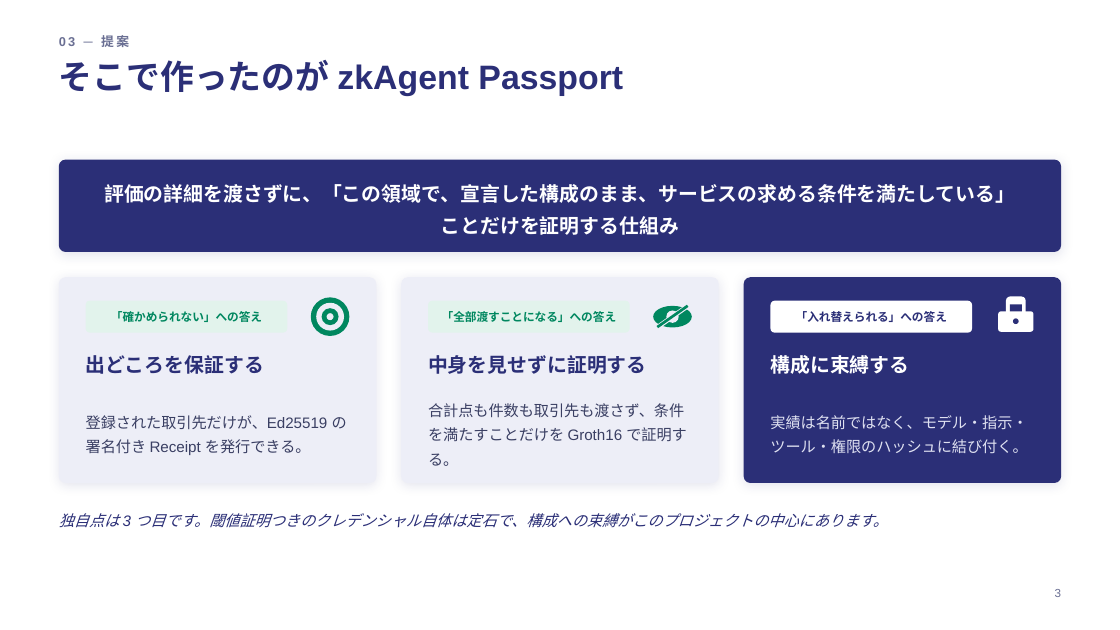
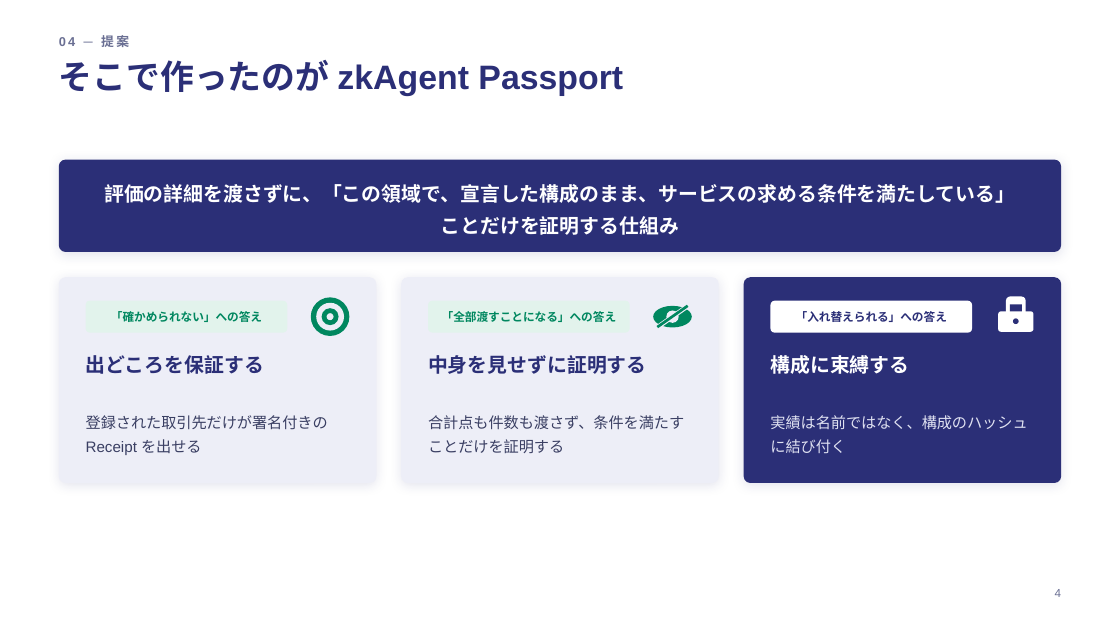
Before and after one commit to da1suk8/zk-agent-passport, a slide deck: slide 5 of docs/slides/zk-agent-passport.pptx (slide 4 before the commit). Drawn at 1120x630 pixels with LibreOffice and Linux fonts; fonts in the diff are those of the drawing. Boxes give left, top, right and bottom in pixels: in the first picture for what was removed or moved away, otherwise in the second. Text is boxed around its words. In the diff, an @@ line names an element or a change of style, - is before the commit and + after.

```diff
--- a/docs/slides/zk-agent-passport.pptx
+++ b/docs/slides/zk-agent-passport.pptx
@@ text at bbox=[59, 35, 129, 47]: text changed @@
-03 ─ 提案
+04 ─ 提案
@@ text at bbox=[86, 415, 328, 455]: text changed @@
-登録された取引先だけが、Ed25519 の署名付き Receipt を発行できる。
+登録された取引先だけが署名付きの Receipt を出せる
@@ text at bbox=[428, 415, 684, 453]: text changed @@
-合計点も件数も取引先も渡さず、条件を満たすことだけを Groth16 で証明する。
+合計点も件数も渡さず、条件を満たすことだけを証明する
@@ text at bbox=[770, 415, 1027, 453]: text changed @@
-実績は名前ではなく、モデル・指示・ツール・権限のハッシュに結び付く。
+実績は名前ではなく、構成のハッシュに結び付く
@@ text removed at bbox=[59, 513, 888, 528] @@
-独自点は 3 つ目です。閾値証明つきのクレデンシャル自体は定石で、構成への束縛がこのプロジェクトの中心にあります。
@@ text at bbox=[1055, 589, 1061, 597]: text changed @@
-3
+4
```
Also in this commit, not shown: 17 other slides changed, 1 slide added, 1 other file.
